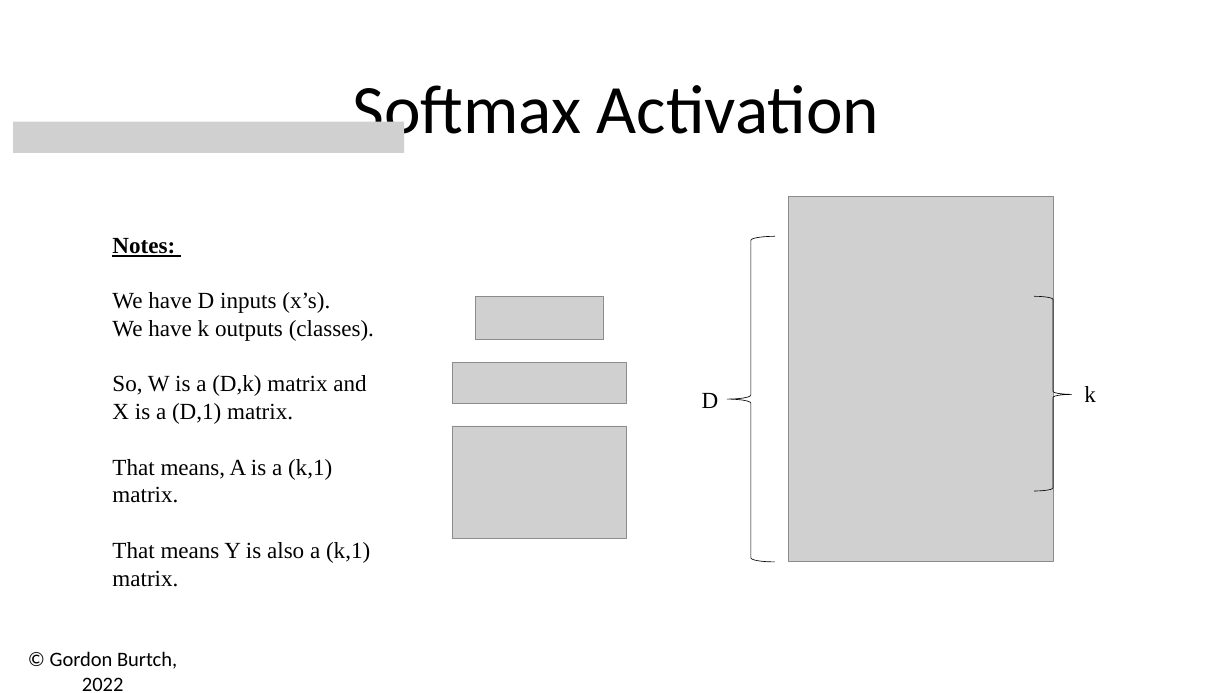
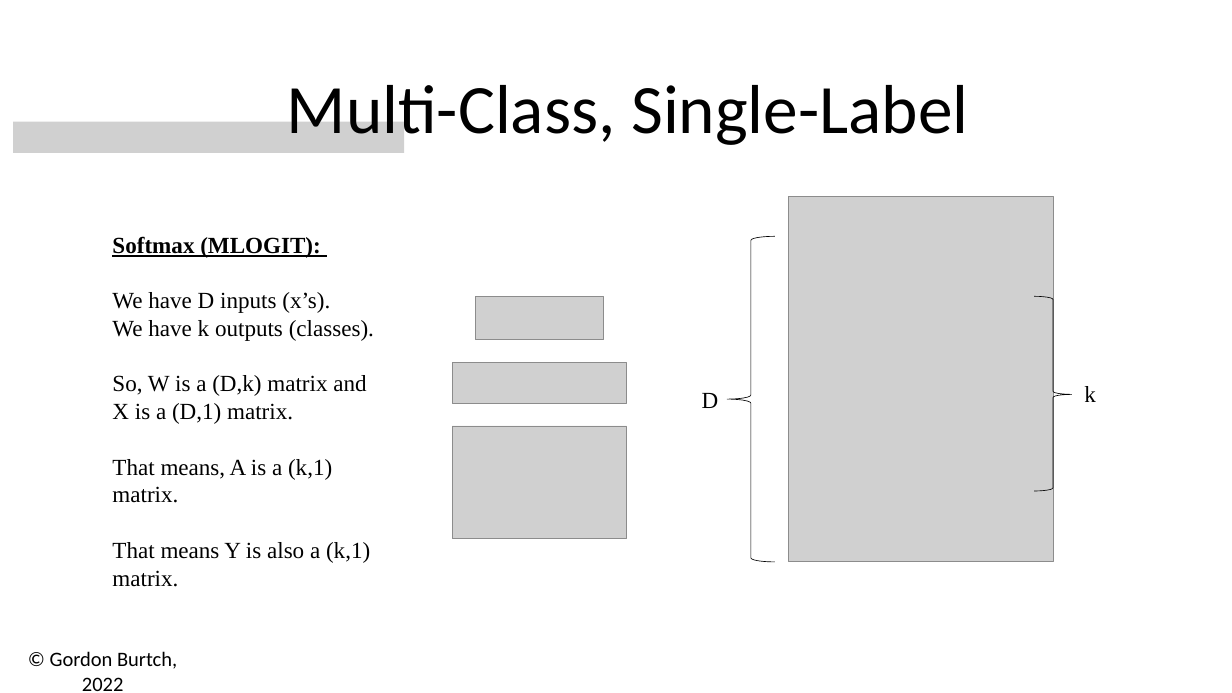
Before and after one commit to zizgao/BA865-2022, a slide deck: slide 11 of Week 2/02 - Math & Keras.pptx. Drawn at 1232x693 pixels with LibreOffice and Linux fonts; fonts in the diff are those of the drawing; grey boxes stand for pictures. Boxes give left, top, right and bottom in pixels: in the first picture for what was removed or moved away, otherwise in the second. Text is boxed around its words. In the diff, an @@ line names an element or a change of style, - is before the commit and + after.

```diff
--- a/Week 2/02 - Math & Keras.pptx
+++ b/Week 2/02 - Math & Keras.pptx
@@ text at (287, 85, 968, 150): text changed @@
-Softmax Activation
+Multi-Class, Single-Label
@@ text at (112, 236, 321, 258): text changed @@
-Notes:
+Softmax (MLOGIT):
```
Also in this commit, not shown: 1 other slide changed, 9 slides added, 5 other files.
